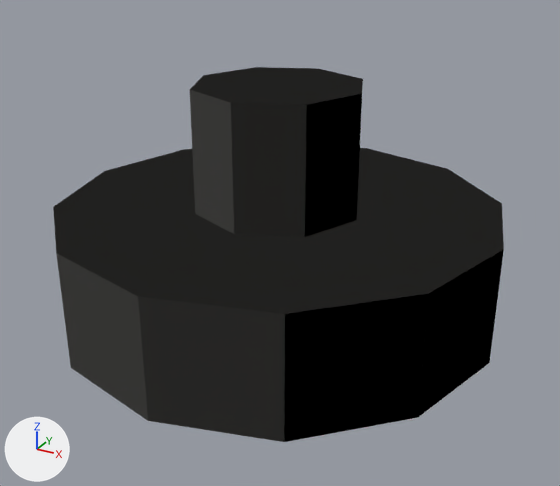
The glTF model public/model/quaternius/props/Fountain.glb, before and after one commit.
Both versions are drawn from a 50 mm camera at (1.33, -2.41, 1.49) aimed at (0.05, -0.07, 0.32). The lights are fixed; the arrows at lower left show +X, +Y and +Z. The picture after the commit comes second. Vertices at exactly the same position are counted once.

In view in the first picture: 'filler_Fountain'.
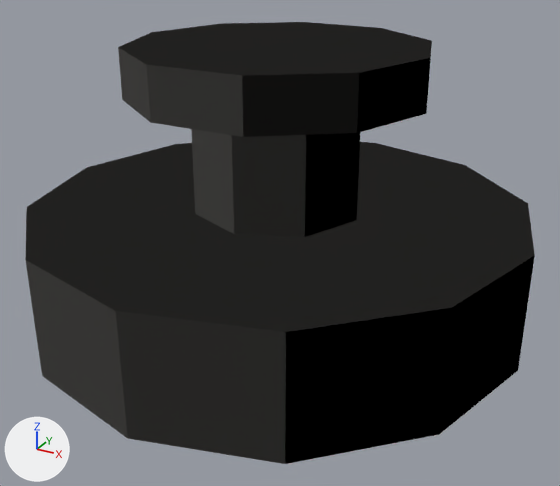
Changed parts and their boxes (x1, y1, x2, y2) in the pictures (560 x 486 px; the box of a moved part takes in the faces that stretch with it):
'filler_Fountain', reshaped (13% wider, 18% taller): before (53, 67, 504, 442); after (25, 22, 535, 464)
part 1 of me_fountain, moved or reshaped: before (53, 148, 504, 442); after (25, 142, 535, 464)
part 2 of me_fountain, rebuilt: before (190, 67, 363, 237); after (191, 129, 361, 237)
part 3 of me_fountain, added: after (118, 22, 432, 137)

The change, as a diff of the scene's bpy script:
```diff
--- a/public/model/quaternius/props/Fountain.glb.py
+++ b/public/model/quaternius/props/Fountain.glb.py
@@ me_fountain @@
 # used by ob_filler_fountain; location = (0.0, 0.0, 0.0)
-me_fountain.from_pydata(...)  # 44 vertices, 72 faces; spans x -0.85..0.85, y -0.85..0.85, z 0.0..0.9
+me_fountain.from_pydata(...)  # 66 vertices, 108 faces; spans x -0.95..0.95, y -0.95..0.95, z 0.0..1.04
+# me_fountain part 1: the loose piece of 26 vertices spanning x -0.85..0.85, y -0.85..0.85, z 0.0..0.44 is scaled about its middle by (1.12, 1.12, 1)
+# me_fountain part 2: the loose piece of 18 vertices spanning x -0.32..0.32, y -0.32..0.32, z 0.4..0.9 is rebuilt with 18 vertices and now spans x -0.32..0.32, y -0.32..0.32, z 0.39..0.91
+# me_fountain part 3: a new loose piece of 22 vertices spanning x -0.55..0.55, y -0.52..0.52, z 0.86..1.04, in mat_props_fountain_material (light grey #cbc8c4)
 me_fountain.materials.append(mat_props_fountain_material)
```
